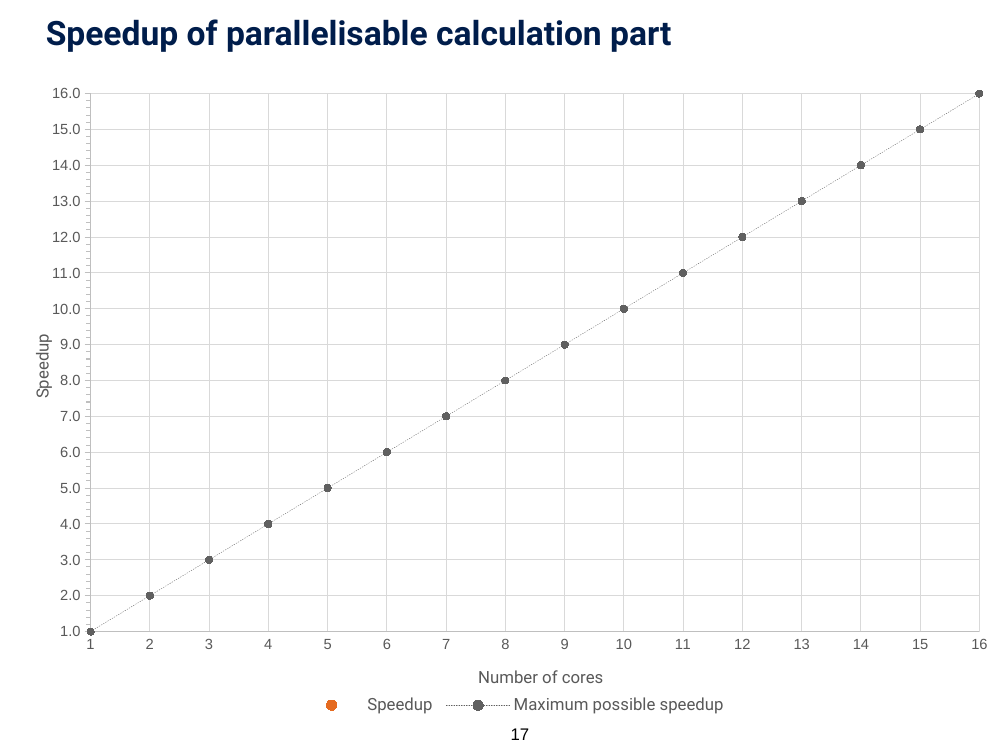
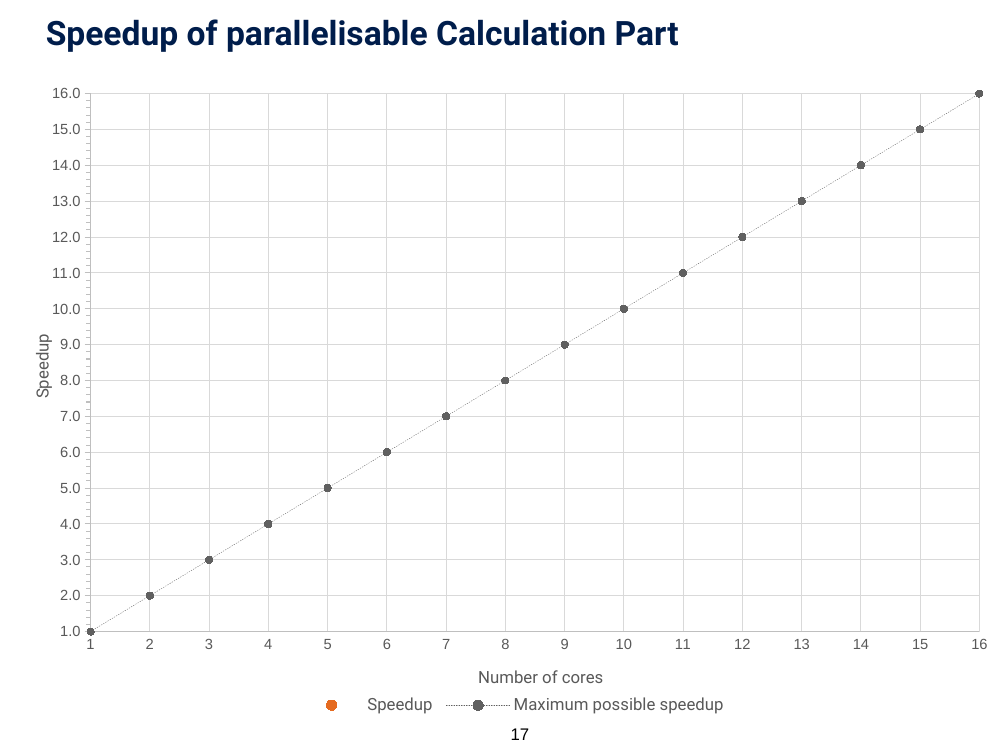
Before and after one commit to tobiashuste/parallella-hauptseminar, a slide deck: slide 17 of presentation/praesentation.pptx. Drawn at 1008x756 pixels with LibreOffice and Linux fonts; fonts in the diff are those of the drawing; background and template pictures are left out. Boxes give left, top, right and bottom in pixels: in the first picture for what was removed or moved away, otherwise in the second. Text is boxed around its words. In the diff, an @@ line names an element or a change of style, - is before the commit and + after.

```diff
--- a/presentation/praesentation.pptx
+++ b/presentation/praesentation.pptx
@@ title at (x1=46, y1=19, x2=679, y2=52): text changed @@
-Speedup of parallelisable calculation part
+Speedup of parallelisable Calculation Part
```
Also in this commit, not shown: 13 other slides changed, 4 slides added, 1 slide removed, 2 other files.
